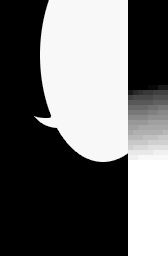
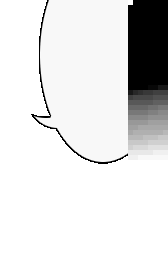
Layers edited between the first and the second (168, 256) image:
painted on "Layer 0" over (x1=0, y1=0, x2=133, y2=256)
